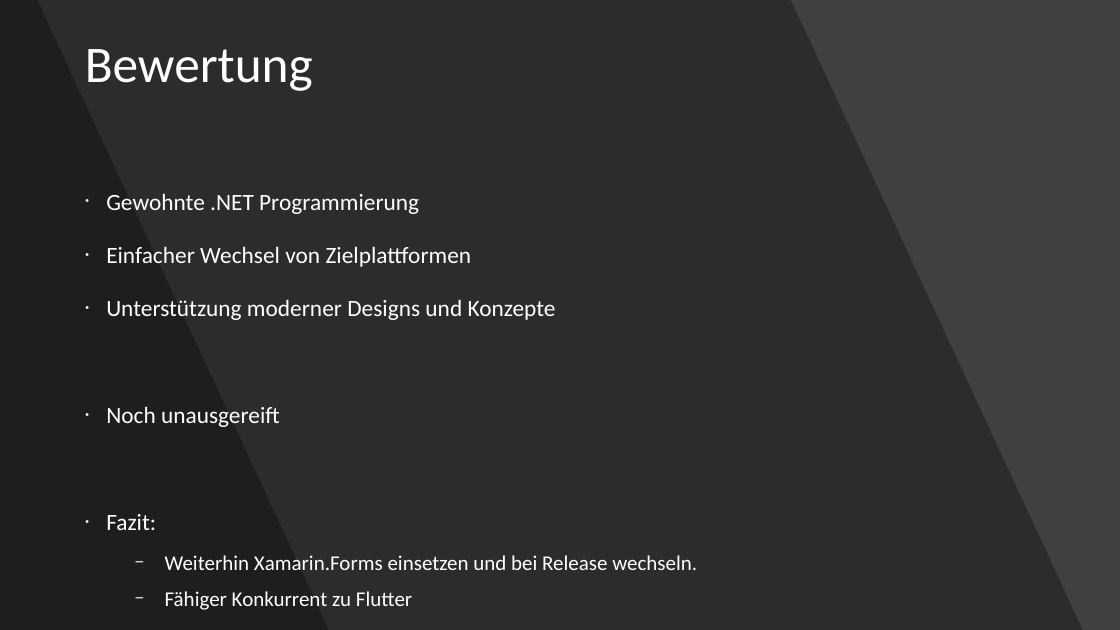
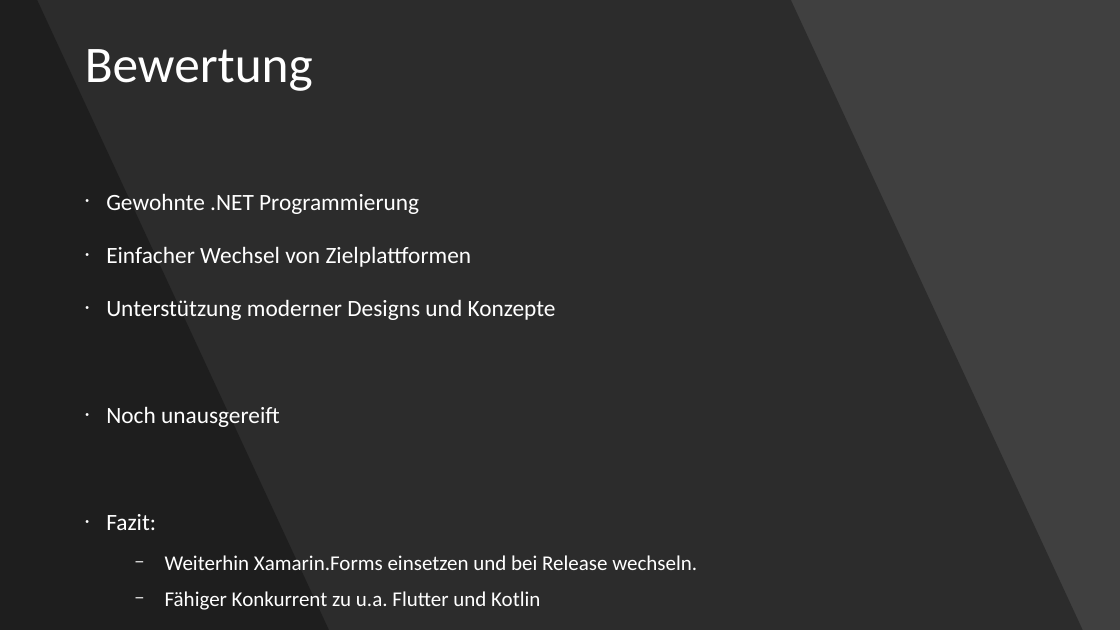
Before and after one commit to Wodde1010/MAUI_EPortfolio, a slide deck: slide 10 of maui.odp. Drawn at 1120x630 pixels with LibreOffice and Linux fonts; fonts in the diff are those of the drawing. Boxes give left, top, right and bottom in pixels: in the first picture for what was removed or moved away, otherwise in the second. Text is boxed around its words. In the diff, an @@ line names an element or a change of style, - is before the commit and + after.

```diff
--- a/maui.odp
+++ b/maui.odp
@@ text at (x1=165, y1=591, x2=540, y2=610): text changed @@
-  − Fähiger Konkurrent zu Flutter
+  − Fähiger Konkurrent zu u.a. Flutter und Kotlin
```
Also in this commit, not shown: 3 other slides changed.
